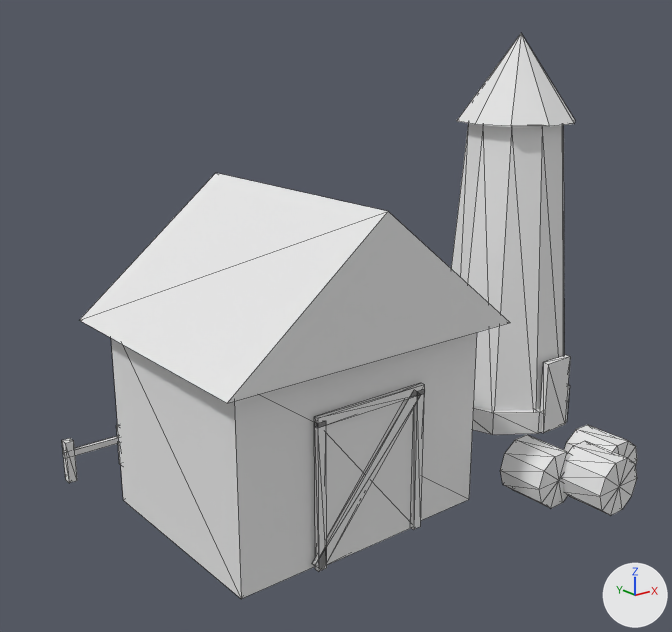
The glTF model assets/island3d/farm.glb as it was, and as the next commit left it.
Before and after are seen from a camera (50 mm lens) standing at (-2.93, -3.0, 2.01) and looking at (-0.52, 0.01, 0.81). The lights are fixed; the arrows at lower right show +X, +Y and +Z. The first picture is the older version. Mesh edges are drawn as thin lines. Vertices at exactly the same position are counted once.

The first picture shows 'farm'.
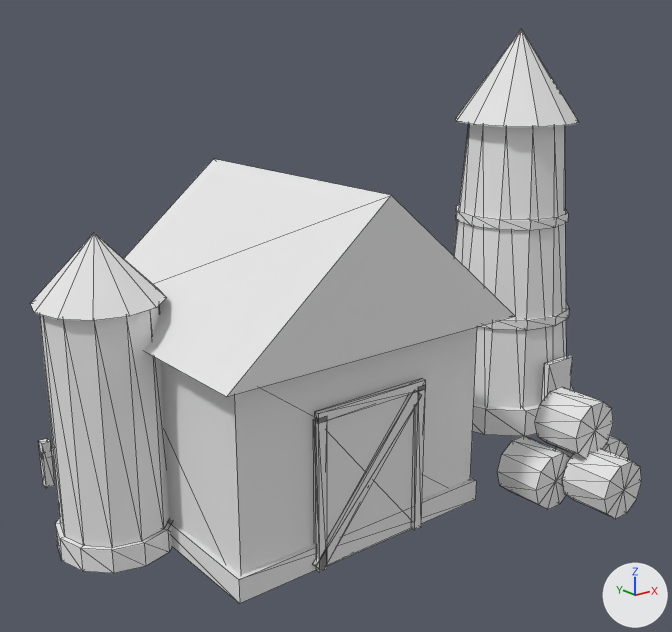
Pixel boxes (x1, y1, x2, y2) of what changed, in the pictures (672 x 632 px; the box of a moved part takes in the faces that stretch with it):
'farm', reshaped (6% wider)
    before: (62, 34, 637, 599)
    after: (30, 29, 642, 603)
part 1 of me_farm, added
    after: (314, 395, 415, 566)
part 2 of me_farm, moved or reshaped
    before: (80, 173, 510, 403)
    after: (124, 159, 515, 397)
part 3 of me_farm, added
    after: (478, 303, 569, 330)
part 4 of me_farm, added
    after: (456, 205, 568, 231)
part 5 of me_farm, moved or reshaped
    before: (540, 355, 571, 433)
    after: (542, 355, 573, 401)
part 6 of me_farm, moved or reshaped
    before: (62, 438, 77, 483)
    after: (39, 438, 55, 488)
part 7 of me_farm, moved or reshaped (not visible afterwards)
    before: (116, 425, 121, 464)
part 8 of me_farm, added
    after: (168, 476, 477, 603)
part 9 of me_farm, moved or reshaped
    before: (500, 435, 571, 508)
    after: (497, 436, 571, 510)
part 10 of me_farm, moved or reshaped
    before: (564, 425, 637, 465)
    after: (556, 436, 629, 460)
part 11 of me_farm, moved or reshaped
    before: (562, 441, 637, 516)
    after: (562, 448, 642, 519)
part 12 of me_farm, added
    after: (535, 387, 613, 458)
part 13 of me_farm, added
    after: (30, 233, 172, 573)
part 14 of me_farm, deleted
    before: (63, 436, 119, 459)
part 15 of me_farm, moved or reshaped
    before: (451, 34, 575, 435)
    after: (453, 29, 579, 436)
part 16 of me_farm, moved or reshaped
    before: (111, 332, 477, 599)
    after: (160, 327, 477, 575)

The change, as a list of edits to the scene's bpy script:
```text
Change me_farm:
    used by ob_farm; location = (0.0, 0.0, 0.0)
    remove me_farm.from_pydata(...)  # 254 vertices, 420 faces; spans x -1.48..1.13, y -0.96..0.82, z 0.0..1.97
    add me_farm.from_pydata(...)  # 434 vertices, 744 faces; spans x -1.77..1.14, y -0.99..0.84, z 0.0..1.99
    me_farm part 1: a new loose piece, a box spanning x -1.01..-0.49, y -0.5..-0.47, z 0.0..0.62, in mat_barn (white #e7e7e7)
    me_farm part 2: the loose piece of 6 vertices spanning x -1.44..-0.06, y -0.57..0.57, z 0.83..1.38 is scaled about the mesh origin by (1.01, 1.03, 1.05)
    me_farm part 3: a new loose piece, a 12-sided cylinder along z spanning x 0.42..1.08, y -0.18..0.48, z 0.55..0.6, in mat_wood (white #e7e7e7)
    me_farm part 4: a new loose piece, a 12-sided cylinder along z spanning x 0.46..1.04, y -0.14..0.44, z 1.05..1.1, in mat_wood (white #e7e7e7)
    me_farm part 5: the loose piece of 8 vertices spanning x 0.66..0.84, y -0.22..-0.19, z 0.0..0.38 is moved by (0.0, -0.01, 0.0)
    me_farm part 6: the loose piece of 8 vertices spanning x -1.47..-1.43, y 0.78..0.82, z 0.0..0.2 is moved by (-0.1, 0.02, 0.01)
    me_farm part 7: the loose piece of 8 vertices spanning x -1.2..-1.16, y 0.78..0.82, z 0.0..0.2 is moved by (-0.1, 0.02, 0.01)
    me_farm part 8: a new loose piece, a box spanning x -1.37..-0.13, y -0.5..0.5, z 0.0..0.1, in mat_stone (white #e7e7e7)
    me_farm part 9: the loose piece of 22 vertices spanning x -0.03..0.23, y -0.76..-0.54, z 0.01..0.25 is moved by (-0.02, 0.0, 0.0)
    me_farm part 10: the loose piece of 22 vertices spanning x 0.27..0.53, y -0.86..-0.64, z 0.01..0.25 is moved by (-0.02, 0.03, 0.0)
    me_farm part 11: the loose piece of 22 vertices spanning x 0.12..0.38, y -0.96..-0.74, z 0.01..0.25 is moved by (-0.01, -0.03, 0.0)
    me_farm part 12: a new loose piece, a 10-sided cylinder along y spanning x 0.1..0.36, y -0.83..-0.61, z 0.23..0.47, in mat_hay (white #e7e7e7)
    me_farm part 13: a new loose piece of 64 vertices spanning x -1.77..-1.27, y -0.07..0.43, z 0.0..1.28
    me_farm part 14: the loose piece of 8 vertices spanning x -1.48..0.47, y 0.79..0.81, z 0.12..0.15 is deleted
    me_farm part 15: 48 vertices removed from x 0.37..1.13, y -0.21..0.51, z 0.0..1.97; 58 vertices added at x 0.36..1.14, y -0.24..0.54, z 0.0..1.99
    me_farm part 16: 30 vertices removed from x -1.35..-0.15, y -0.51..0.47, z 0.0..0.85; 22 vertices added at x -1.35..-0.15, y -0.51..0.47, z 0.0..0.88
    other edits to the shape of me_farm do not show in these pictures
```
